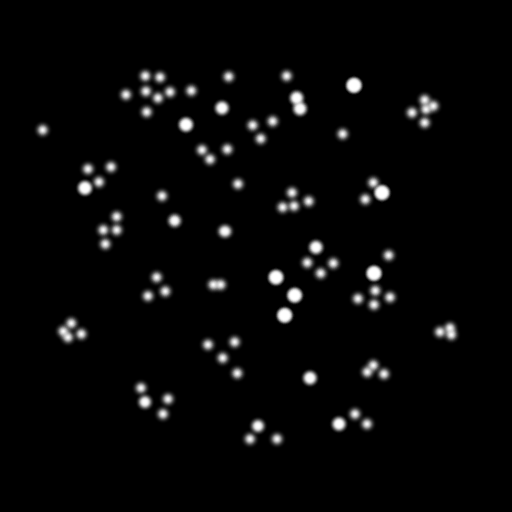
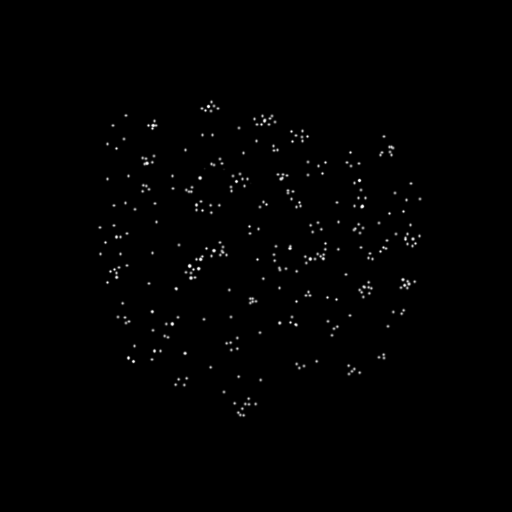
Comparing the layer stacks of the two 512×512 images. Changes:
painted on "lumi_bay_diff.dds" over [34, 67, 460, 448]
